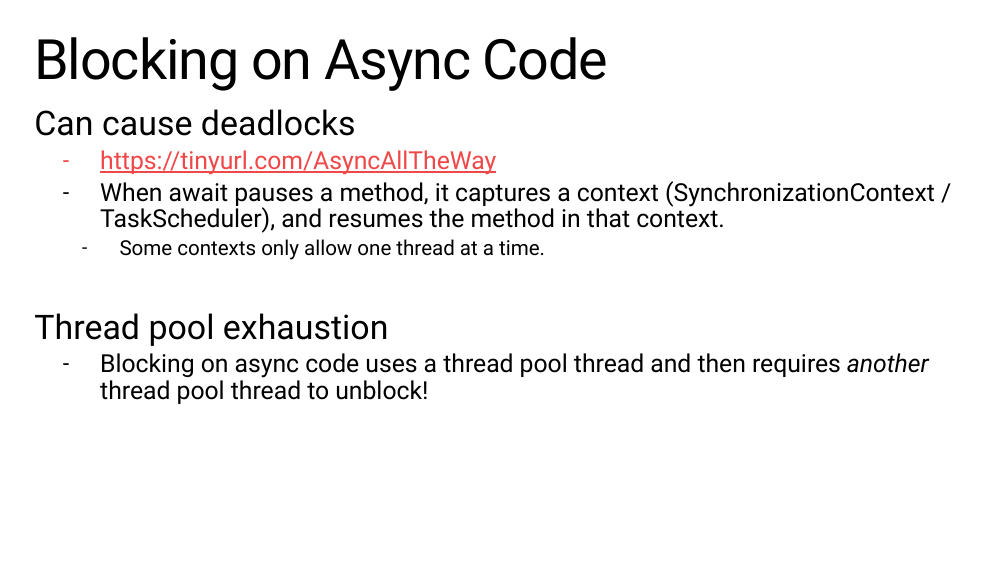
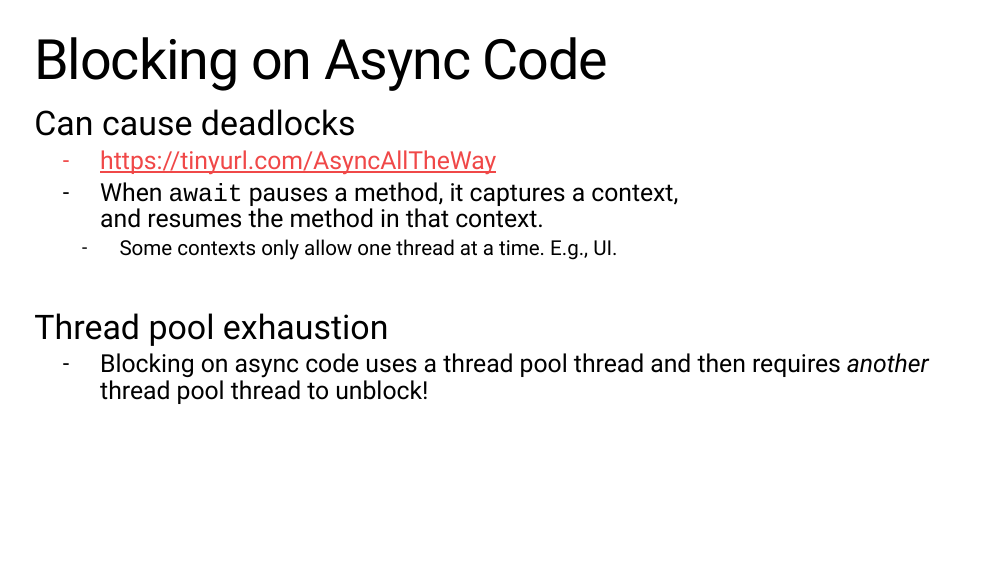
Before and after one commit to StephenCleary/Presentations, a slide deck: slide 22 of Async Pitfalls/Async Pitfalls.pptx. Drawn at 1008x567 pixels with LibreOffice and Linux fonts; fonts in the diff are those of the drawing; background and template pictures are left out. Boxes give left, top, right and bottom in pixels: in the first picture for what was removed or moved away, otherwise in the second. Text is boxed around its words. In the diff, an @@ line names an element or a change of style, - is before the commit and + after.

```diff
--- a/Async Pitfalls/Async Pitfalls.pptx
+++ b/Async Pitfalls/Async Pitfalls.pptx
@@ text at bbox=[100, 182, 678, 260]: text changed @@
-  – When await pauses a method, it captures a context (SynchronizationContext / TaskScheduler), and resumes the method in that context.
-    – Some contexts only allow one thread at a time.
+  – When await pauses a method, it captures a context,
+    and resumes the method in that context.
+    – Some contexts only allow one thread at a time. E.g., UI.
```
Also in this commit, not shown: 13 other slides changed, 1 other file.
